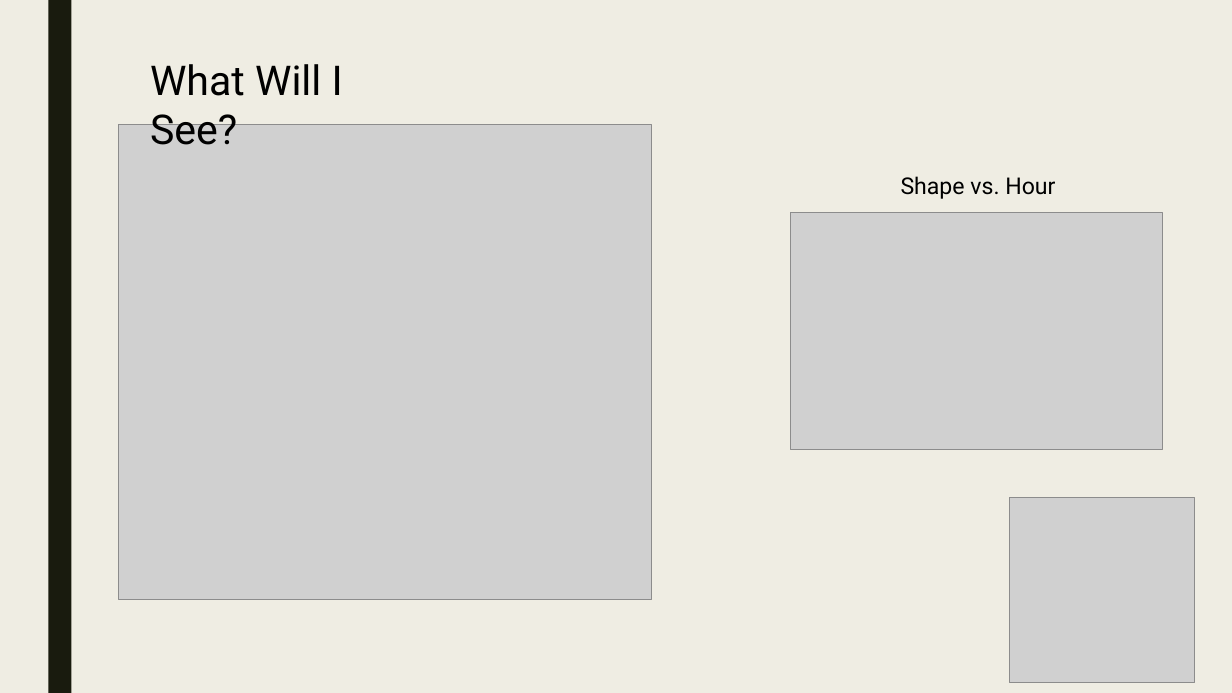
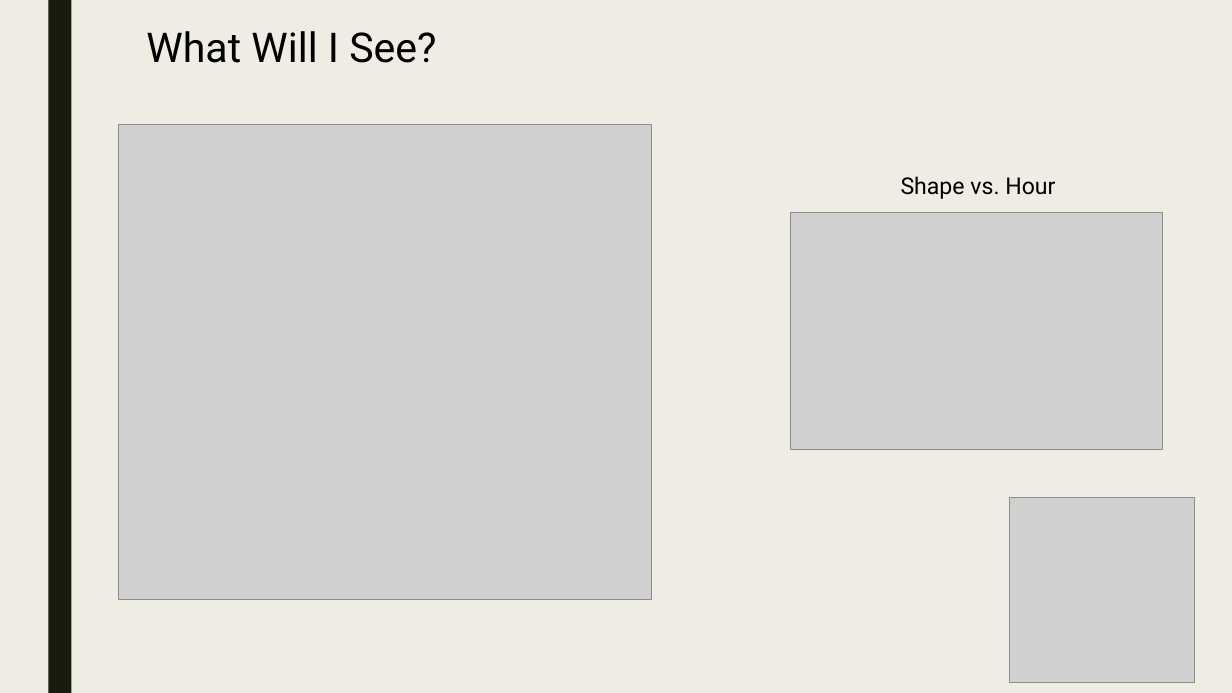
Before and after one commit to Preetikasri/UFO-Sightings-Analysis, a slide deck: slide 9 of ufo_presentation_v3.pptx. Drawn at 1232x693 pixels with LibreOffice and Linux fonts; fonts in the diff are those of the drawing; grey boxes stand for pictures. Boxes give left, top, right and bottom in pixels: in the first picture for what was removed or moved away, otherwise in the second. Text is boxed around its words. In the diff, an @@ line names an element or a change of style, - is before the commit and + after.

```diff
--- a/ufo_presentation_v3.pptx
+++ b/ufo_presentation_v3.pptx
@@ text "What Will I See?" rewrapped from (x1=150, y1=64, x2=343, y2=145) to (x1=146, y1=31, x2=436, y2=63) @@
```
Also in this commit, not shown: 3 other slides changed, 1 slide added, 1 slide removed.
